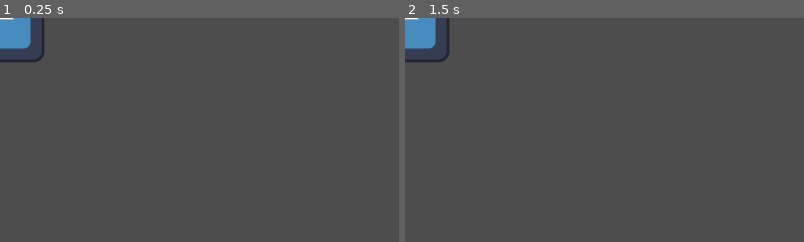
Above: before the commit, frames 1-2 (left to right).
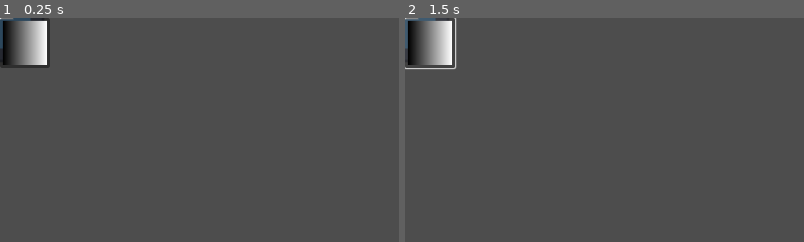
Above: after the commit, the same moments.

Repository: SkeleKing04/Mutant
Game: Godot game, scene res://Scenes/Limb Testing.tscn
Two runs of this game, one before a commit and one after it. Both use one fixed random seed, a clock stepped at 60 frames per second and the inputs below. This scene is started directly instead of the project's main scene. The engine's default icon, where the game draws it, is replaced by a stand-in: a white triangle on a blue panel in a dark square.
Inputs (mouse positions are % of the whole screen's width and height, from its top left):
- Up to frame 1 (0.25 s): no input
- Up to frame 2 (1.5 s): click (3, 6) at 0.52 s; click (3, 6) at 1.27 s
The pictures show only the part of the screen within x 0-50%, y 0-50%; the shares and areas given below are measured in that part.

The runs differ from the first frame. In frame 1, 2.7% of the frame differs, in the area x 0-13%, y 0-23%; in frame 2, 2.4%.
Error after the commit: Invalid assignment of property or key '_parentLimb' with value of type 'Node2D (BaseLimb)' on a base object of type 'null instance'. (res://Scripts/BaseLimb.gd…

Commit message:
Limbs can now be added dynamicaly (through the code and stuff). Changed the math for health and speed stat calcs. Added a function to count all the limbs of an object. Fixed issue when adding a child limb that would fail, new limbs should be added properly.

Diff:
--- a/mutant/Scenes/Limb Testing.tscn
+++ b/mutant/Scenes/Limb Testing.tscn
@@ -1,14 +1,28 @@
-[gd_scene load_steps=3 format=3 uid="uid://tjaedo4c7pa8"]
+[gd_scene load_steps=5 format=3 uid="uid://tjaedo4c7pa8"]
 
 [ext_resource type="PackedScene" uid="uid://q2xk3vvwgb6w" path="res://Scenes/base_limb.tscn" id="1_iumqr"]
 [ext_resource type="Script" uid="uid://di2mike51aqib" path="res://Scripts/StatManager.gd" id="1_ptfnq"]
 
-[node name="LimbTesting" type="Node3D" node_paths=PackedStringArray("_headLimb")]
+[sub_resource type="Gradient" id="Gradient_mtuuw"]
+
+[sub_resource type="GradientTexture2D" id="GradientTexture2D_n3iy7"]
+gradient = SubResource("Gradient_mtuuw")
+use_hdr = true
+
+[node name="LimbTesting" type="Node3D"]
+
+[node name="Torso" type="Node" parent="." node_paths=PackedStringArray("_headLimb")]
 script = ExtResource("1_ptfnq")
 _headLimb = NodePath("BaseLimb")
 
-[node name="BaseLimb" parent="." instance=ExtResource("1_iumqr")]
+[node name="BaseLimb" parent="Torso" instance=ExtResource("1_iumqr")]
 
-[node name="BaseLimb2" parent="." instance=ExtResource("1_iumqr")]
+[node name="Node" type="Node" parent="."]
 
-[connection signal="ready" from="." to="." method="__onReady"]
+[node name="Button" type="Button" parent="Node"]
+offset_right = 8.0
+offset_bottom = 8.0
+icon = SubResource("GradientTexture2D_n3iy7")
+
+[connection signal="ready" from="." to="Torso" method="__onReady"]
+[connection signal="pressed" from="Node/Button" to="Torso" method="_onButtonPressed"]
--- a/mutant/Scenes/base_limb.tscn
+++ b/mutant/Scenes/base_limb.tscn
@@ -8,8 +8,8 @@
 
 [node name="BaseLimb" type="Node2D"]
 script = ExtResource("1_2u2nx")
-weight = 20.0
-speed = 1.0
+_weight = 10.0
+_speed = 3.0
 
 [node name="Sprite2D" type="Sprite2D" parent="."]
 texture = SubResource("CanvasTexture_gef1r")
